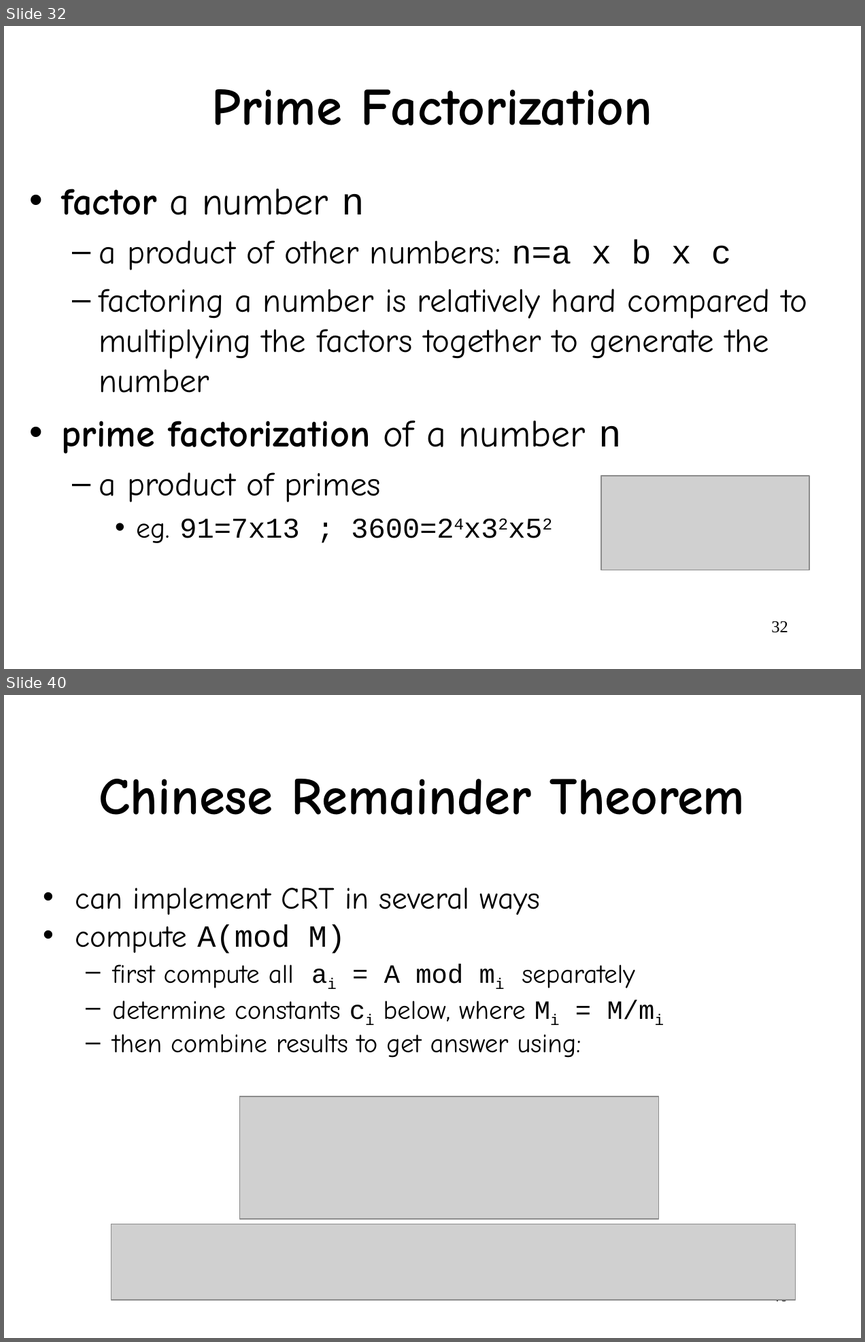
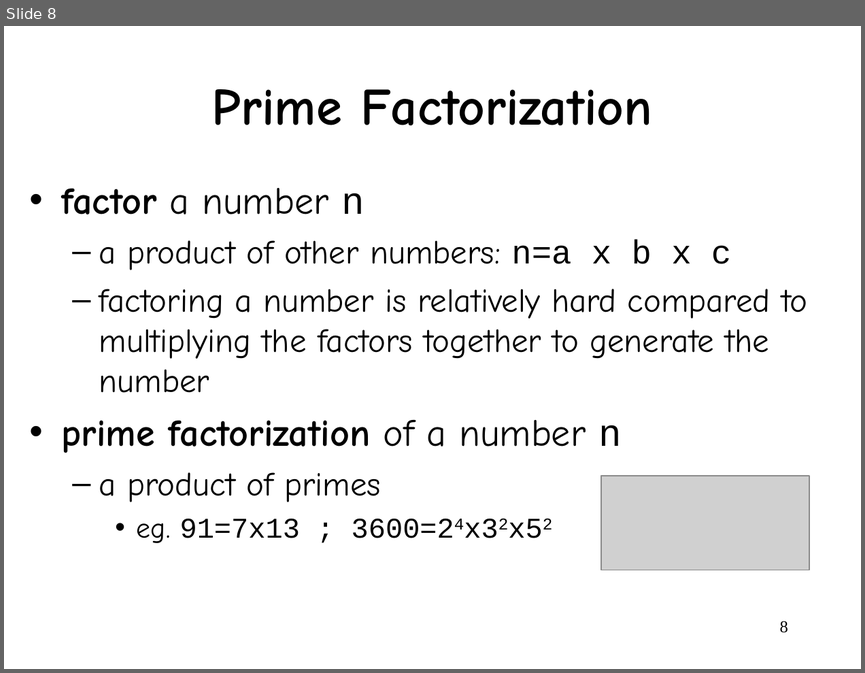
Before and after one commit to wangjin0818/Network_Security, a slide deck: week 04/Chapter 3.ppt. Shown one above the other, each under a label of ours: slides 32 and 40 before the commit, slide 8 after it; the slides between them are not shown. The pictures are 865x1342 and 865x673 pixels, drawn with LibreOffice and Linux fonts; fonts in the diff are those of the drawing; grey boxes stand for pictures. Boxes give left, top, right and bottom in pixels: in the first picture for what was removed or moved away, otherwise in the second. Text is boxed around its words. In the diff, an @@ line names an element or a change of style, - is before the commit and + after.

```diff
--- a/week 04/Chapter 3.ppt
+++ b/week 04/Chapter 3.ppt
@@ slide 40 removed at (4,695,861,1338), background #FFFFFF @@
@@ title removed at (99,779,745,815) @@
-Chinese Remainder Theorem
@@ text removed at (75,887,634,1057) @@
-• can implement CRT in several ways
-• compute A(mod M)
-  – first compute all ai = A mod mi separately
-  – determine constants ci below, where Mi = M/mi
-  – then combine results to get answer using:
@@ picture removed at (239,1096,659,1219) @@
@@ picture removed at (111,1223,796,1300) @@
@@ page number removed at (771,1299,788,1305) @@
-40
@@ what was slide 32 is now slide 8 @@
@@ page number at (780,620,788,633): text changed @@
-32
+8
```
Also in this commit, not shown: 34 other slides removed, 1 other file.
